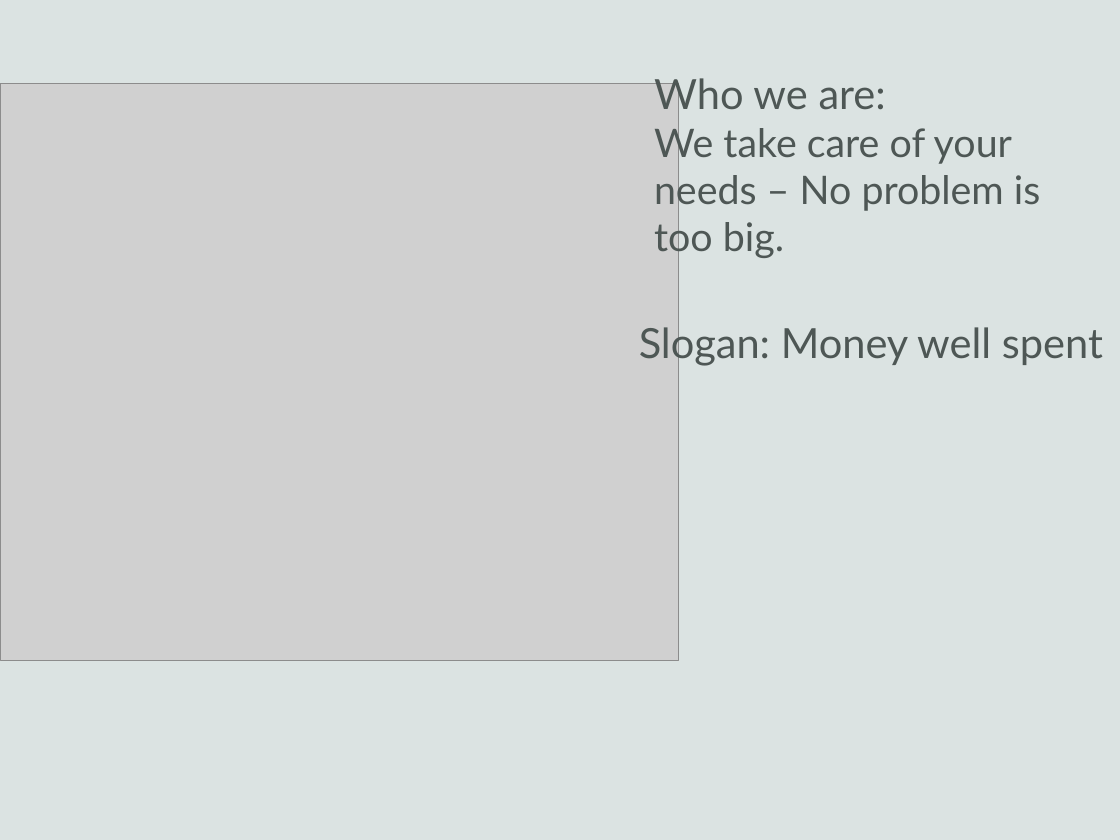
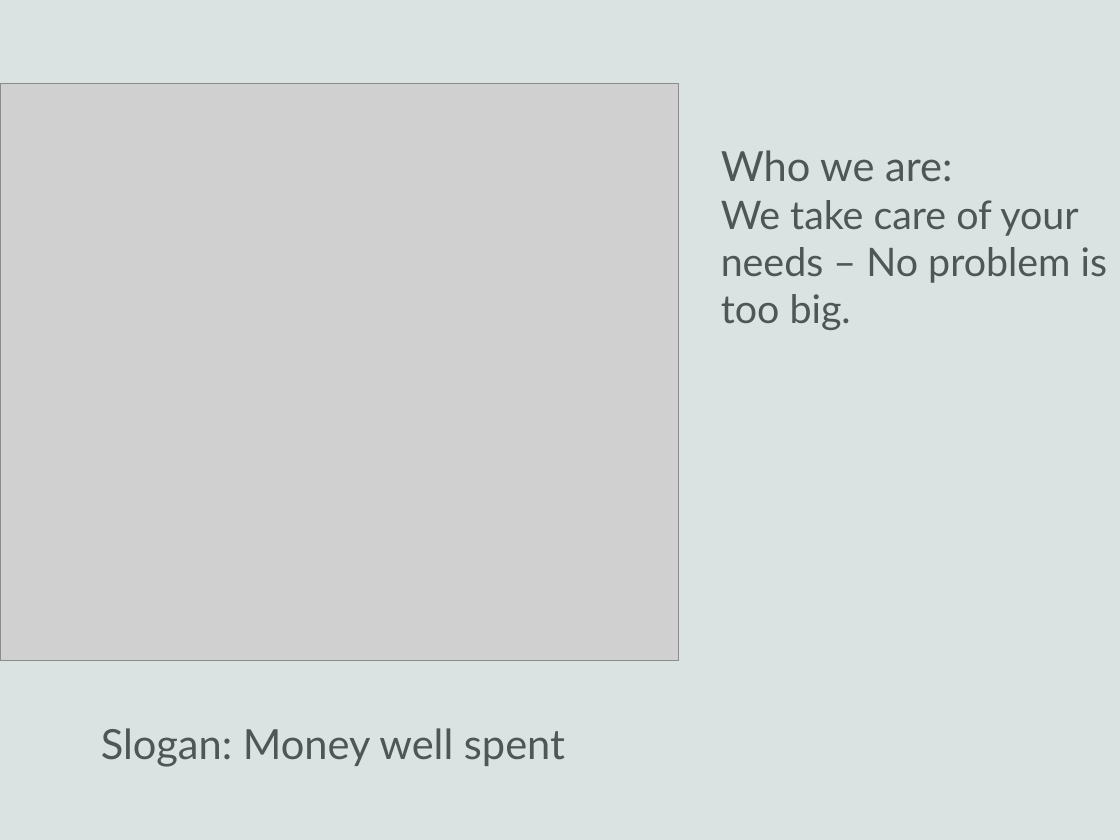
Before and after one commit to Pederytter/uglytub, a slide deck: slide 1 of præsentation/presentation_template.pptx. Drawn at 1120x840 pixels with LibreOffice and Linux fonts; fonts in the diff are those of the drawing; grey boxes stand for pictures; background and template pictures are left out. Boxes give left, top, right and bottom in pixels: in the first picture for what was removed or moved away, otherwise in the second. Text is boxed around its words. In the diff, an @@ line names an element or a change of style, - is before the commit and + after.

```diff
--- a/præsentation/presentation_template.pptx
+++ b/præsentation/presentation_template.pptx
@@ text "Who we are:": place and size @@
-text "Who we are:" at [654, 78, 1040, 259]
+text "Who we are:" at [721, 150, 1107, 330]
@@ text "Slogan: Money well spent" rewrapped from [639, 323, 1103, 367] to [101, 728, 565, 767] @@
```
Also in this commit, not shown: 2 other slides changed, 7 other files.
